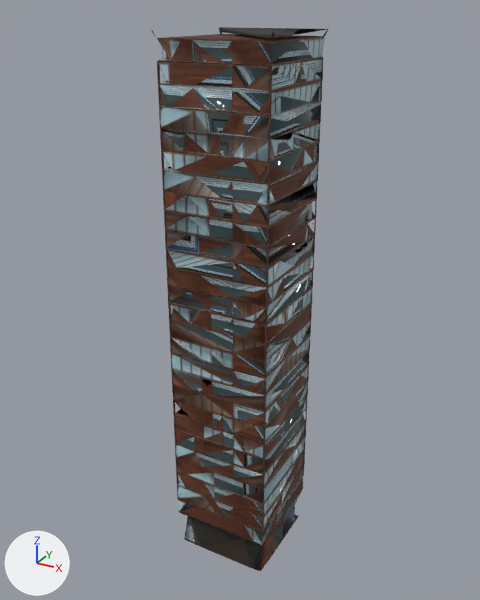
The glTF model godot/assets/citykits/kit4/b_1.glb, before and after one commit.
Before and after are seen from a camera (50 mm lens) standing at (55.6, -102.1, 106.6) and looking at (-1.2, 1.0, 55.1). Every picture has the same lights, and +X, +Y and +Z are marked at lower left. The first picture is the older version. Vertices at exactly the same position are counted once.

Names of what the first picture shows: 'Skyscraper-02-BAKED.001'.
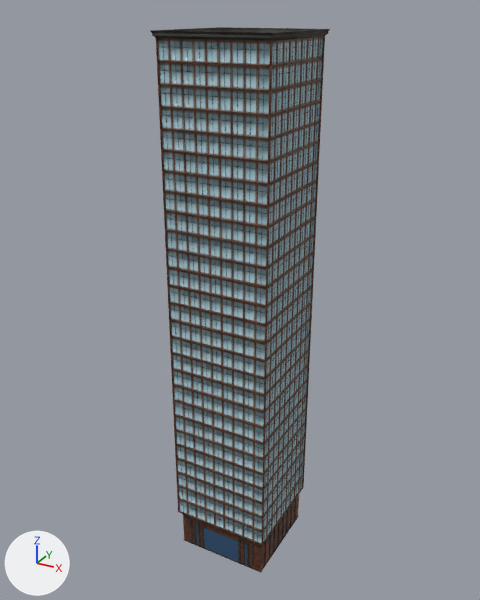
What differs and where, as boxes [x1, y1, x2, y2] in the pictures (480 x 600 px):
'Skyscraper-02-BAKED.001', reshaped
    before: [151, 27, 328, 571]
    after: [150, 27, 330, 573]
part 1 of me_cube_001, cut back
    before: [159, 46, 321, 514]
    after: [150, 27, 330, 573]
part 2 of me_cube_001, surface changed
    before: [160, 74, 291, 466]
    after: [161, 41, 305, 525]

What the commit changed:
me_cube_001 is used by ob_skyscraper_02_baked_001; location (0.0, 0.0, 0.0).
me_cube_001 had 9229 vertices, 9999 faces and spanned x -10.7..10.7, y -10.7..10.7, z 0.0..103.4.
me_cube_001 now has 23490 vertices, 40000 faces and spans x -10.7..10.7, y -10.7..10.7, z 0.0..103.4.
me_cube_001 part 1: 1120 vertices moved within x -9.9..10.1, y -9.9..10.1, z 8.0..102.1; 14261 vertices added at x -10.7..10.7, y -10.7..10.7, z 0.0..103.4.
me_cube_001 part 2: 451 kept faces spanning x -10.1..10.1, y -10.1..10.1, z 8.0..102.1 get new texture (UV) coordinates.
